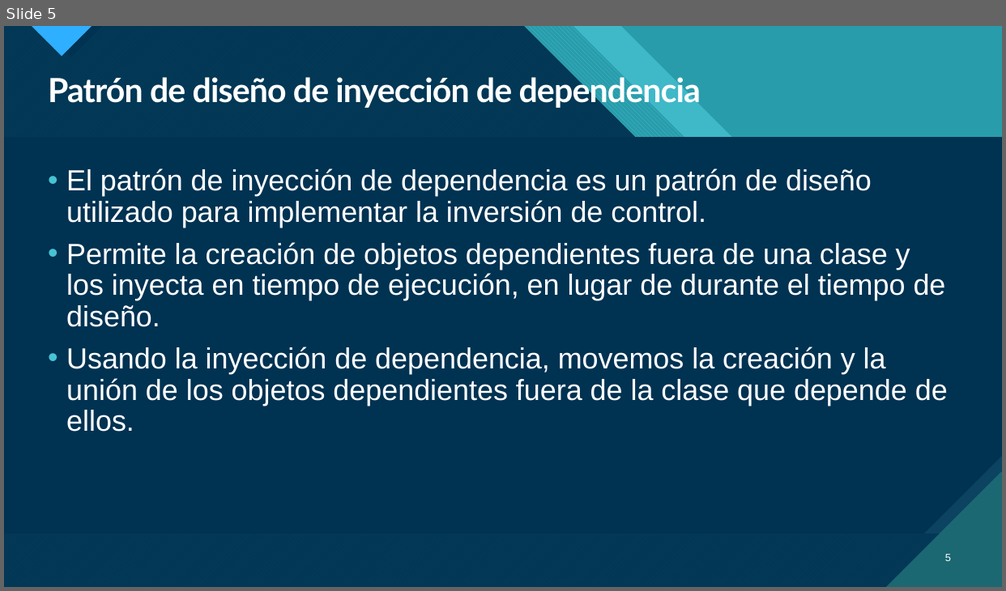
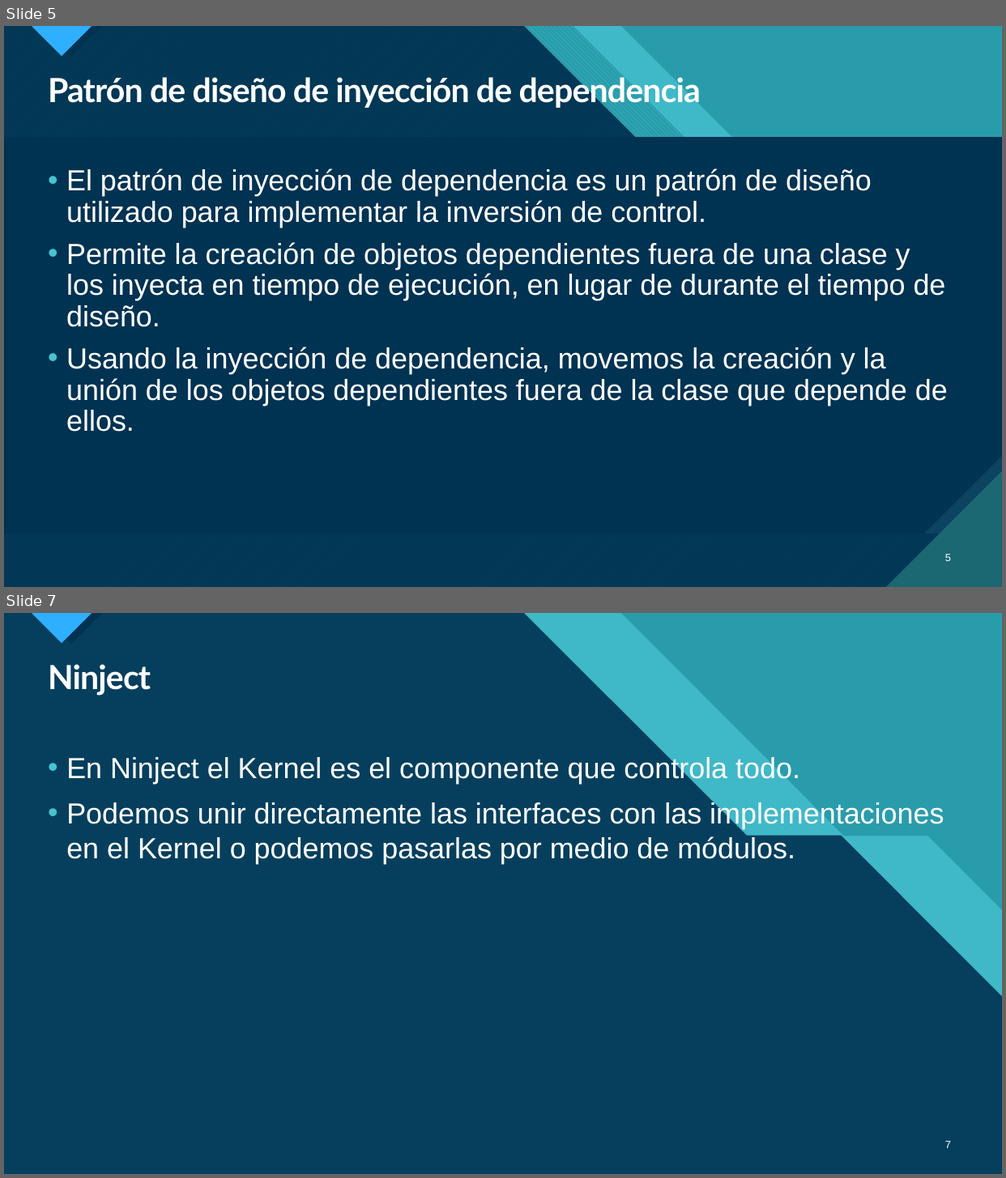
Before and after one commit to Moonprince1/DependencyInjectionDemo, a slide deck: Introducción a la integración continua.pptx. Shown one above the other, each under a label of ours: slide 5 before the commit, slides 5 and 7 after it; the slides between them are not shown. The pictures are 1006x591 and 1006x1178 pixels, drawn with LibreOffice and Linux fonts; fonts in the diff are those of the drawing. Boxes give left, top, right and bottom in pixels: in the first picture for what was removed or moved away, otherwise in the second. Text is boxed around its words. In the diff, an @@ line names an element or a change of style, - is before the commit and + after.

```diff
--- a/Introducción a la integración continua.pptx
+++ b/Introducción a la integración continua.pptx
@@ slide 7 added at <box>4,613,1002,1174</box>, background #47C3D3; not listed: 14 template elements that a slide beside it also shows @@
@@ title added at <box>48,664,151,696</box>, 32 pt, text #FFFFFF, bold @@
+Ninject
@@ text added at <box>66,756,944,864</box>, 28 pt, text #FFFFFF @@
+• En Ninject el Kernel es el componente que controla todo.
+• Podemos unir directamente las interfaces con las implementaciones en el Kernel o podemos pasarlas por medio de módulos.
@@ page number added at <box>945,1141,951,1148</box>, 10 pt, text #FFFFFF @@
+7
```
Also in this commit, not shown: 2 slides changed, 1 other slide added, 23 other files.
